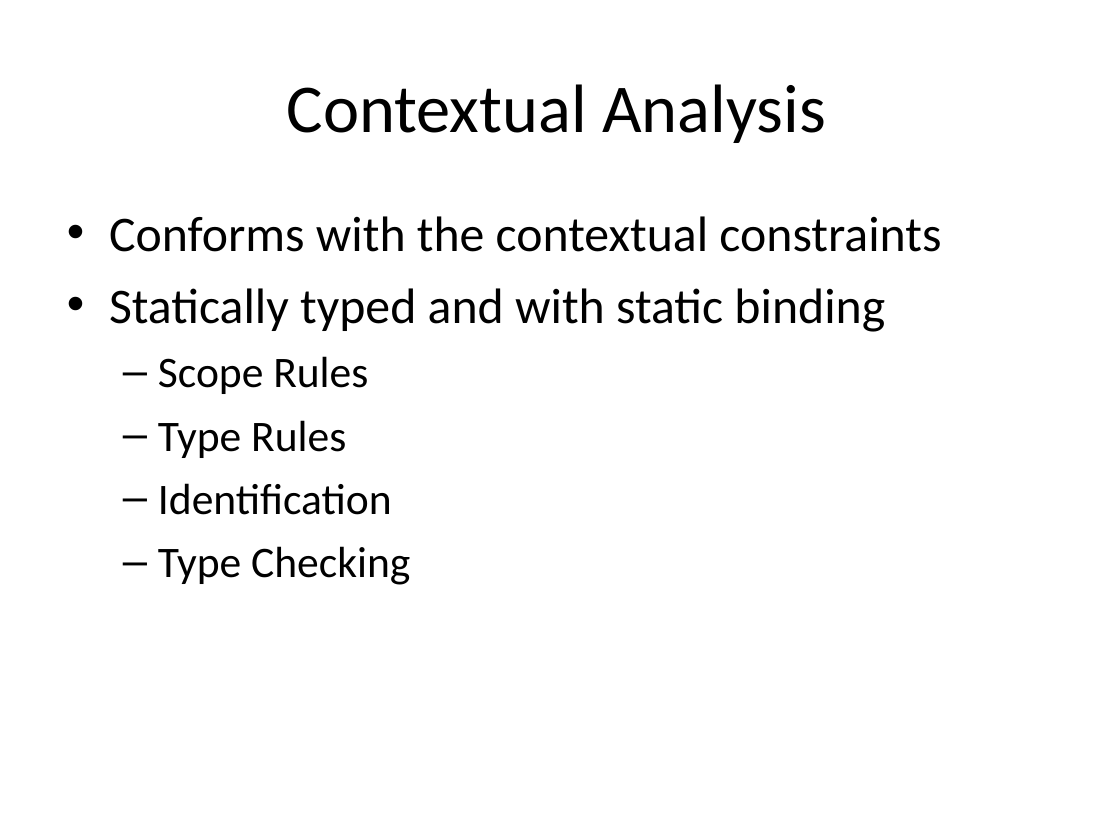
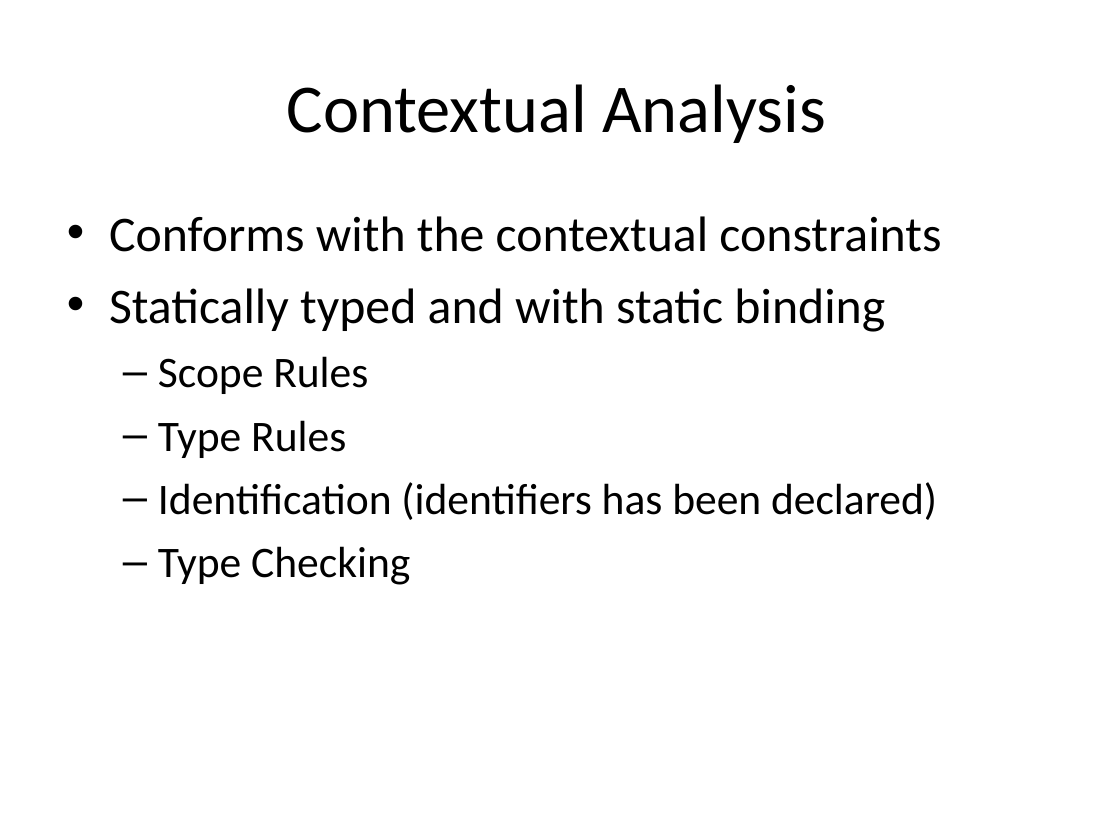
Before and after one commit to isurup/kalle-martin-group, a slide deck: slide 5 of SSE2/slides/1 Analysis.ppt. Drawn at 1120x840 pixels with LibreOffice and Linux fonts; fonts in the diff are those of the drawing. Boxes give left, top, right and bottom in pixels: in the first picture for what was removed or moved away, otherwise in the second. Text is boxed around its words. In the diff, an @@ line names an element or a change of style, - is before the commit and + after.

```diff
--- a/SSE2/slides/1 Analysis.ppt
+++ b/SSE2/slides/1 Analysis.ppt
@@ text at (158,482,937,520): text changed @@
-  – Identification
+  – Identification (identifiers has been declared)
```
